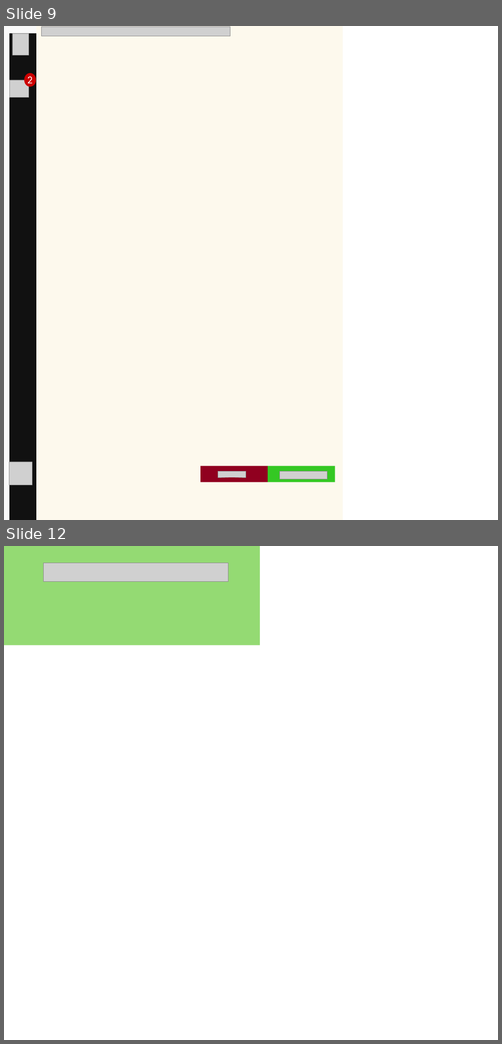
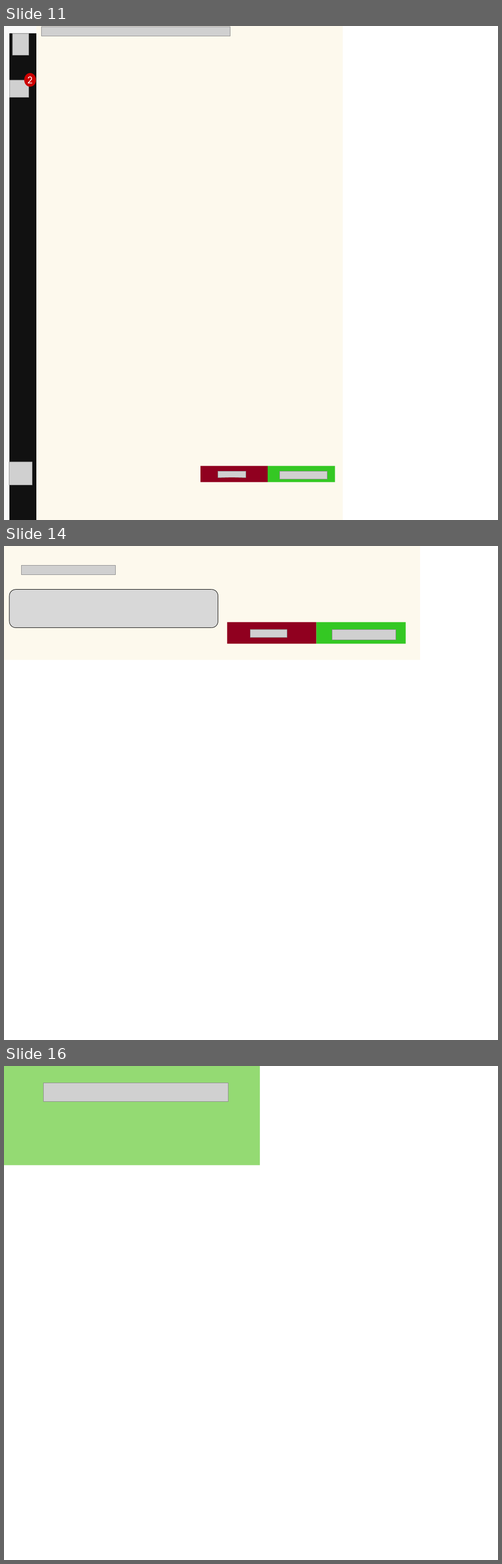
Before and after one commit to mmonastyrskiy/5_sem, a slide deck: Стандартизация/Design/all.pptx. Shown one above the other, each under a label of ours: slides 9 and 12 before the commit, slides 11, 14 and 16 after it; the slides between them are not shown. The pictures are 502x1044 and 502x1564 pixels, drawn with LibreOffice and Linux fonts; fonts in the diff are those of the drawing; grey boxes stand for pictures. Boxes give left, top, right and bottom in pixels: in the first picture for what was removed or moved away, otherwise in the second. Text is boxed around its words. In the diff, an @@ line names an element or a change of style, - is before the commit and + after.

```diff
--- a/Стандартизация/Design/all.pptx
+++ b/Стандартизация/Design/all.pptx
@@ slide 14 added at (x1=4, y1=546, x2=498, y2=1040), background #FFFFFF @@
@@ freeform shape added at (x1=4, y1=546, x2=420, y2=660), fill #FDF9ED @@
@@ picture added at (x1=21, y1=565, x2=115, y2=574) @@
@@ freeform shape added at (x1=9, y1=589, x2=218, y2=628), fill #000000 @@
@@ freeform shape added at (x1=9, y1=590, x2=218, y2=627), fill #D8D8D8 @@
@@ group added at (x1=227, y1=622, x2=405, y2=644): 2 freeform shapes, 2 pictures @@
@@ what was slide 9 is now slide 11 @@
@@ what was slide 12 is now slide 16 @@
```
Also in this commit, not shown: 4 slides changed, 3 other slides added, 4 other files.
